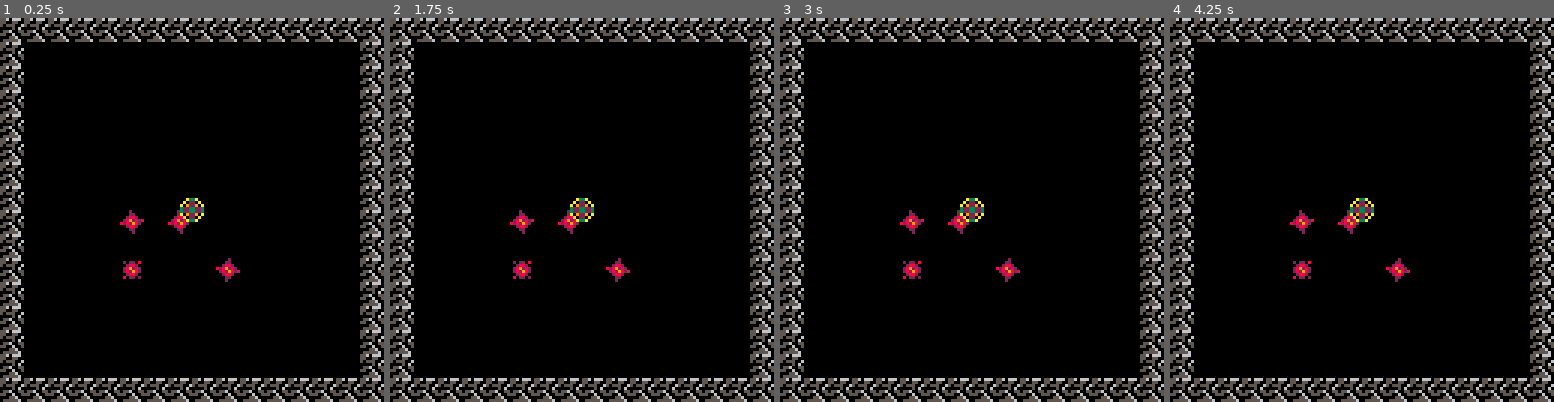
Above: before the commit, frames 1-4 (left to right).
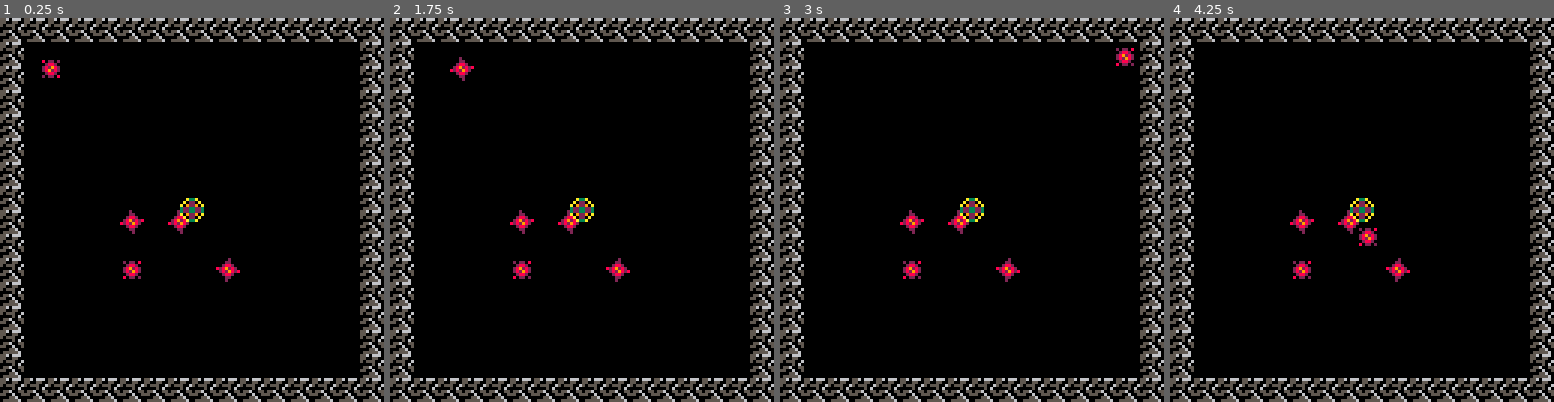
Above: after the commit, the same moments.

Repository: Nakeeb0/NAHL
Game: PICO-8 cartridge nahl.p8
Same seed, same stepped clock (60 frames per second), same inputs: the game is played once before the commit and once after it.
Inputs:
- Up to frame 1 (0.25 s): no input
- Up to frame 2 (1.75 s): tap O (Z key) at 0.7, 1.7 s; hold Right from 1.6 s (still down)
- Up to frame 3 (3 s): release Right at 2.1 s; tap O (Z key) at 2.1, 2.5, 2.9 s; hold Up 2.15-2.42 s; hold Right from 2.47 s (still down)
- Up to frame 4 (4.25 s): release Right at 3.03 s; hold Left 3.08-3.58 s; tap O (Z key) at 3.3, 3.7, 4.1 s; hold Down 3.63-3.97 s; hold Right from 4.02 s (still down)

The runs differ from the first frame. In frame 1, 0.2% of the frame differs, in the area x 10-16%, y 10-16%; in frame 2, 0.2%; in frame 3, 0.2%; in frame 4, 0.2%.

Commit message:
removed update and added actor-actor collision

Diff:
--- a/nahl.lua
+++ b/nahl.lua
@@ -54,17 +54,21 @@
 		t = 0,
 		friction = 0.93,
 		bounce  = 0.3,
-		frames = 2,
+		frames = 6,
 		velocity_cutoff = 0.50,
 		dash_speed = 5,
+		hp = 5,
 		w = 4,
 		h = 4
 	}
 	add(actor,a)
 	return a
 end
-local player = make_actor(2, 16, 16)
-local ai = make_actor(3, 64, 64)
+player = make_actor(17, 16, 16)
+player.w = 3
+player.h = 3
+ai = make_actor(3, 64, 64)
+ai.frames = 1
 
 function solid_tile(tx, ty)
 	return fget(mget(tx, ty), 7)
@@ -84,7 +88,22 @@
 	return solid_tile(tx0, ty0) or solid_tile(tx1, ty0) or solid_tile(tx0, ty1) or solid_tile(tx1, ty1)
 end
 
+function actor_collision(a, b)
+	return not (a.pos.x + a.w < b.pos.x - b.w or
+	            a.pos.x - a.w > b.pos.x + b.w or
+	            a.pos.y + a.h < b.pos.y - b.h or
+	            a.pos.y - a.h > b.pos.y + b.h)
+end
+
 function move_actor(a)
+	if actor_collision(a, ai) or actor_collision(ai, a) then
+		local dir = (a.pos - ai.pos):normalize()
+		local force = dir:magnitude()
+		if force > 0 then
+			a.vel += dir * force
+			ai.vel -= dir * force
+		end
+	end
 	if not solid_aabb(a, a.pos.x + a.vel.x, a.pos.y) then
 		a.pos.x += a.vel.x
 	else
@@ -114,6 +133,7 @@
 		 player.vel = input_vec:normalize() * player.dash_speed
 	end
 	move_actor(player)
+	move_actor(ai)
 end
 
 function _draw()
@@ -125,6 +145,18 @@
 
 	map()
 	for act in all(actor) do
+		local anim_speed = 6
+		local mag = act.vel:magnitude()
+		if mag >= 4 then
+			anim_speed = 2
+		elseif mag >= 2.5 then
+			anim_speed = 4
+		end
+		act.frame = flr(act.t/anim_speed) % act.frames
+		act.t += 1
+		if act.vel:magnitude() < act.velocity_cutoff then
+			act.frame = 0
+		end
 		spr(act.index + act.frame, act.pos.x - act.w, act.pos.y - act.h)
 	end
 end
--- a/update.lua
+++ /dev/null
@@ -1,86 +0,0 @@
-actor = {}
-function make_actor(index, x, y)
-	a={
-		index = index,
-		x = x,
-		y = y,
-		dx = 0,
-		dy = 0,
-		frame = 0,
-		t = 0,
-		friction = 0.15,
-		bounce  = 0.3,
-		frames = 2,
-		w = 4,
-		h =4
-	}
-	add(actor,a)
-	return a
-end
-
-function _init()
-  player = make_actor(2, 16, 16)
-  player.friction = 0.92
-end
-
-function draw_actor(a)
-	local sx = a.x - a.w
-	local sy = a.y - a.h
-	spr(a.index , sx, sy)
-end
-
-function _draw()
-  cls()
-	room_x=flr(player.x/128)
-	room_y=flr(player.y/128)
-	camera(room_x*128,room_y*128)
-	map()
-	foreach(actor,draw_actor)
-end
-
-function move_actor(actor)
-  if not solid_aabb(actor.x + actor.dx, actor.y, actor.w, actor.h) then
-    actor.x += actor.dx
-  else
-    actor.dx *= -actor.bounce
-  end
-
-  if not solid_aabb(actor.x, actor.y + actor.dy, actor.w, actor.h) then
-    actor.y += actor.dy
-  else
-    actor.dy *= -actor.bounce
-  end
-
-  actor.dx *= actor.friction
-  actor.dy *= actor.friction
-end
-
-function _update()
-  local ac=0.4
-  if (btn(⬅️)) player.dx-=ac
-  if (btn(➡️)) player.dx+=ac
-  if (btn(⬆️)) player.dy-=ac
-  if (btn(⬇️)) player.dy+=ac
-  move_actor(player)
-end
-
-function solid_tile(tx, ty)
-  return fget(mget(tx, ty), 7)
-end
-
-function solid_aabb(px, py, w, h)
-  local l = px - w
-  local r = px + w - 1
-  local t = py - h
-  local b = py + h - 1
-
-  local tx0 = flr(l/8)
-  local tx1 = flr(r/8)
-  local ty0 = flr(t/8)
-  local ty1 = flr(b/8)
-
-  return solid_tile(tx0, ty0)
-      or solid_tile(tx1, ty0)
-      or solid_tile(tx0, ty1)
-      or solid_tile(tx1, ty1)
-end
